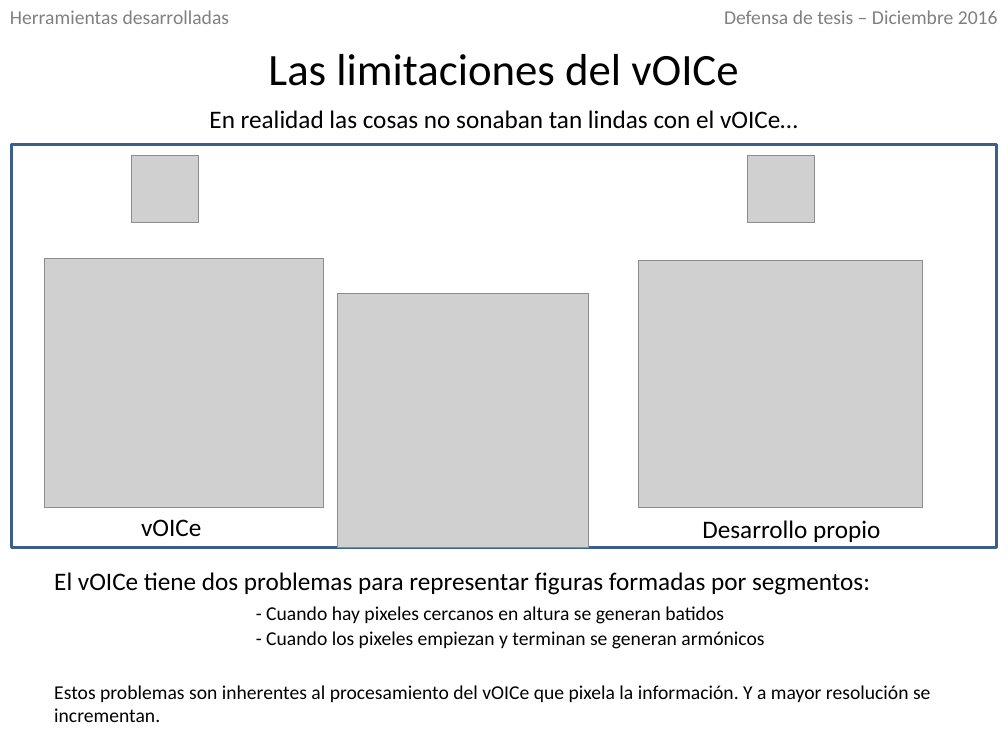
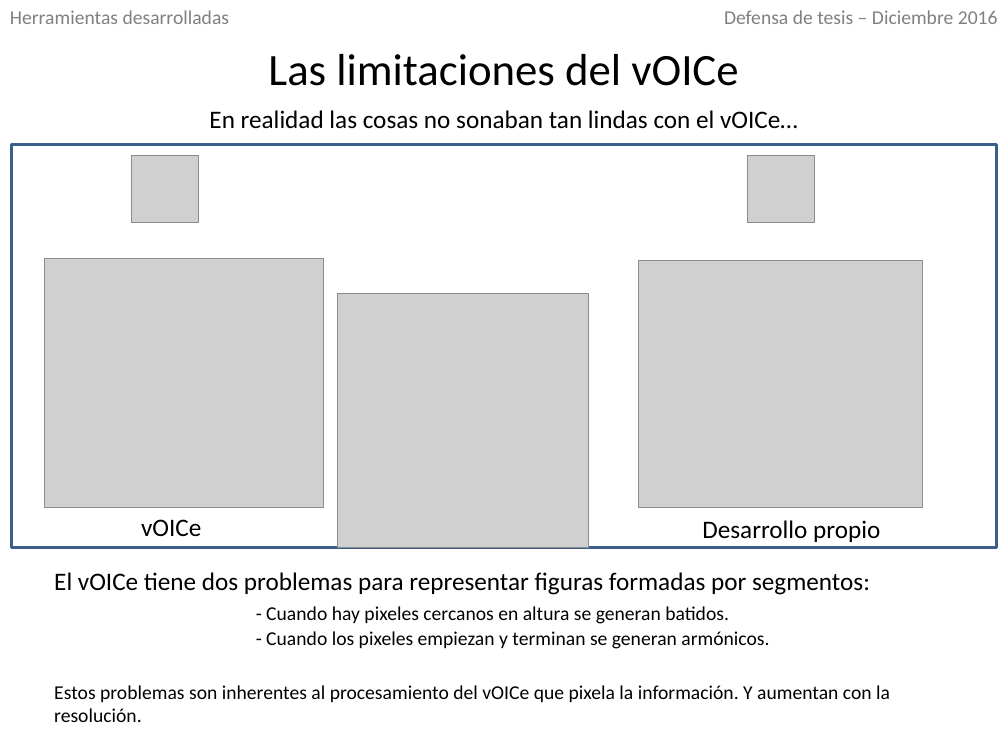
Before and after one commit to IoniUTDT/RedaccionTesis, a slide deck: slide 10 of Defensa/Cosas para usar/Defensa.pptx. Drawn at 1008x756 pixels with LibreOffice and Linux fonts; fonts in the diff are those of the drawing; grey boxes stand for pictures. Boxes give left, top, right and bottom in pixels: in the first picture for what was removed or moved away, otherwise in the second. Text is boxed around its words. In the diff, an @@ line names an element or a change of style, - is before the commit and + after.

```diff
--- a/Defensa/Cosas para usar/Defensa.pptx
+++ b/Defensa/Cosas para usar/Defensa.pptx
@@ text at (54, 606, 890, 722): text changed @@
-- Cuando hay pixeles cercanos en altura se generan batidos
-- Cuando los pixeles empiezan y terminan se generan armónicos
-Estos problemas son inherentes al procesamiento del vOICe que pixela la información. Y a mayor resolución se incrementan.
+- Cuando hay pixeles cercanos en altura se generan batidos.
+- Cuando los pixeles empiezan y terminan se generan armónicos.
+Estos problemas son inherentes al procesamiento del vOICe que pixela la información. Y aumentan con la resolución.
```
Also in this commit, not shown: 20 other slides changed, 1 other file.
